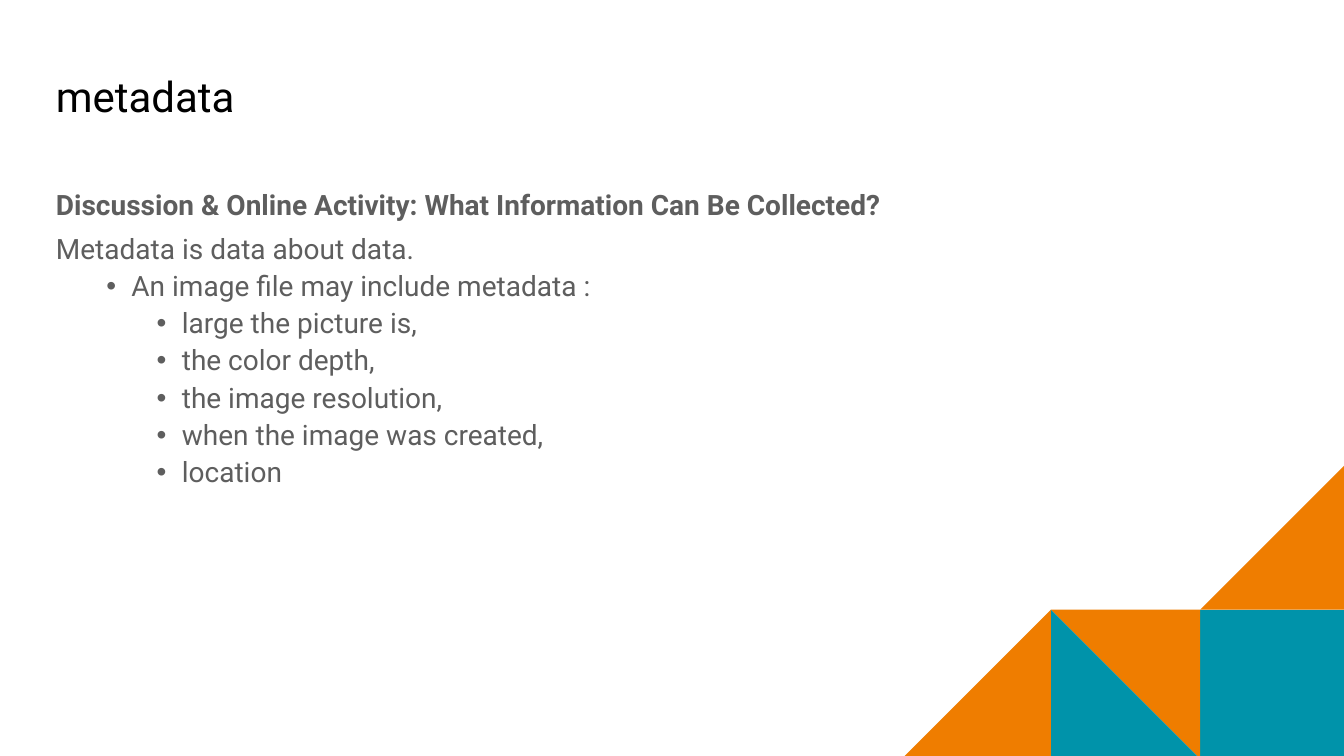
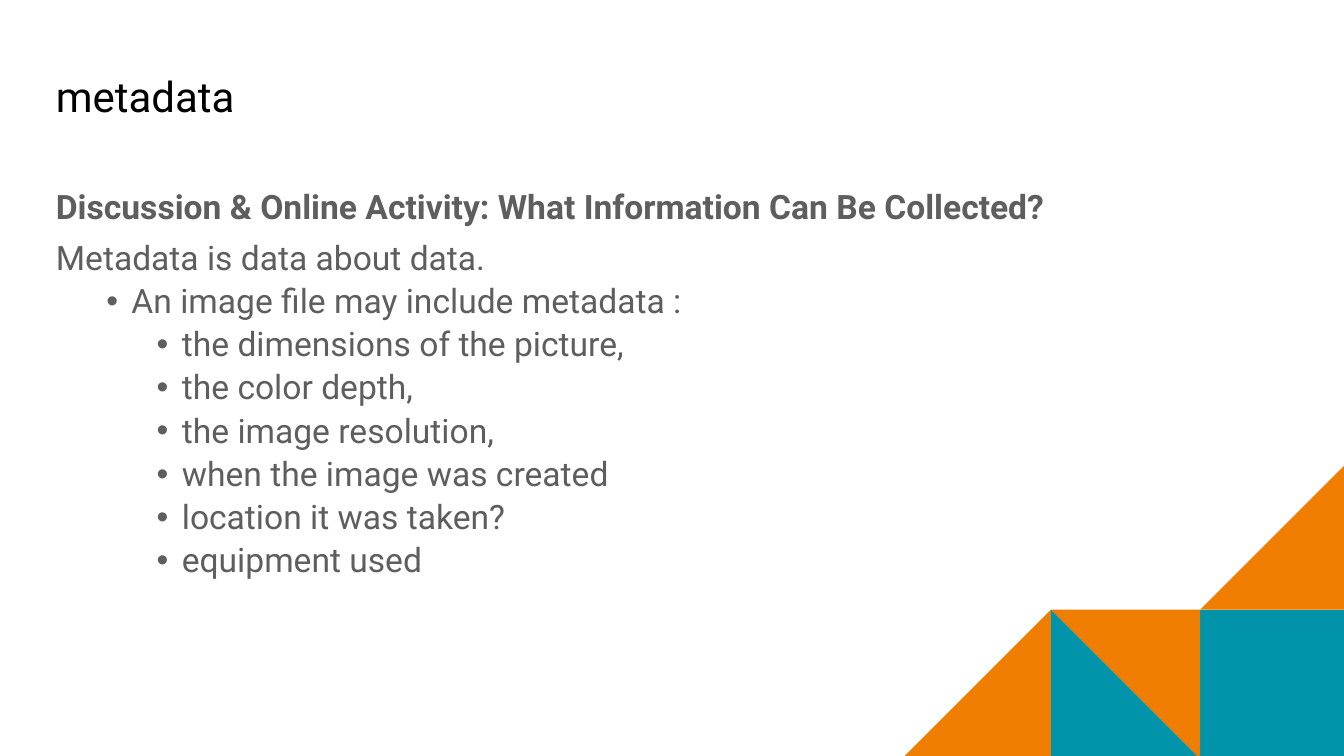
Before and after one commit to mr-eggleton/web-lit-core, a slide deck: slide 8 of final ppt/11-safety-first.pptx. Drawn at 1344x756 pixels with LibreOffice and Linux fonts; fonts in the diff are those of the drawing; background and template pictures are left out. Boxes give left, top, right and bottom in pixels: in the first picture for what was removed or moved away, otherwise in the second. Text is boxed around its words. In the diff, an @@ line names an element or a change of style, - is before the commit and + after.

```diff
--- a/final ppt/11-safety-first.pptx
+++ b/final ppt/11-safety-first.pptx
@@ text at (x1=56, y1=193, x2=1044, y2=450): size 20 to 24 pt in "Discussion & Online Activity: What Information Can ...", "Metadata is data about data.", "An image file may include metadata :", "the color depth," and 1 more places @@
@@ text at (x1=182, y1=330, x2=624, y2=363): text changed; size 20 to 24 pt @@
-    • large the picture is,
+    • the dimensions of the picture,
@@ text at (x1=182, y1=461, x2=608, y2=579): text changed; size 20 to 24 pt @@
-    • when the image was created,
-    • location
+    • when the image was created
+    • location it was taken?
+    • equipment used
```
Also in this commit, not shown: 4 other slides changed, 17 other files.
